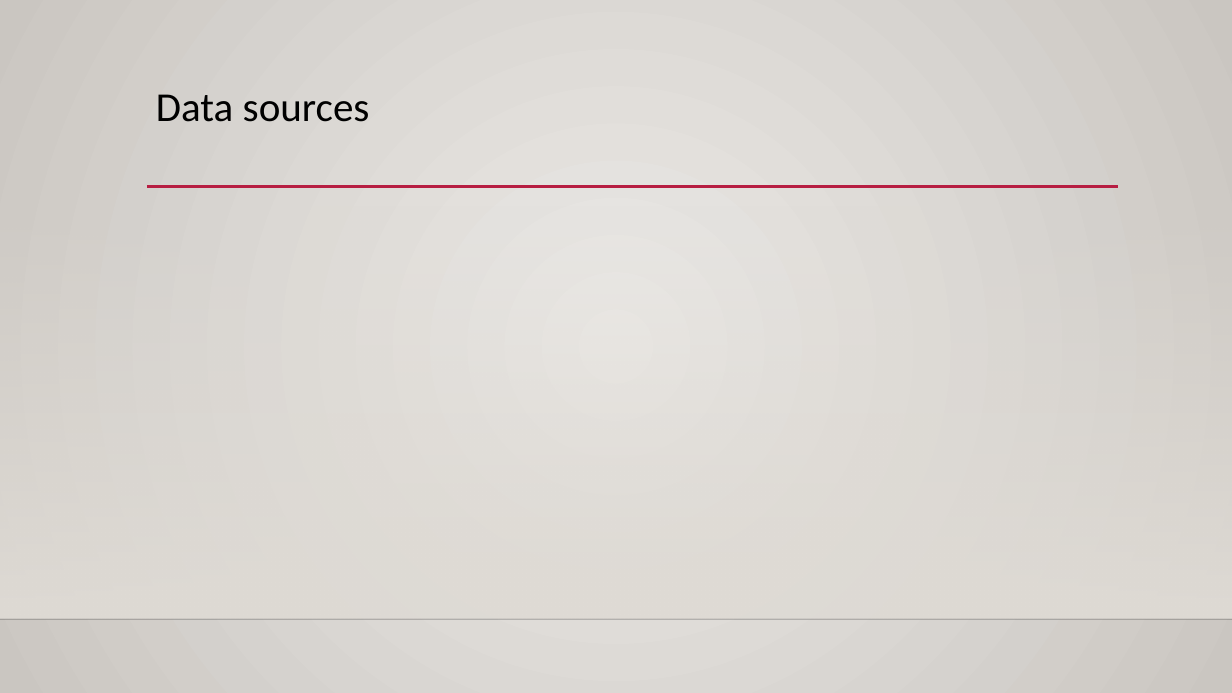
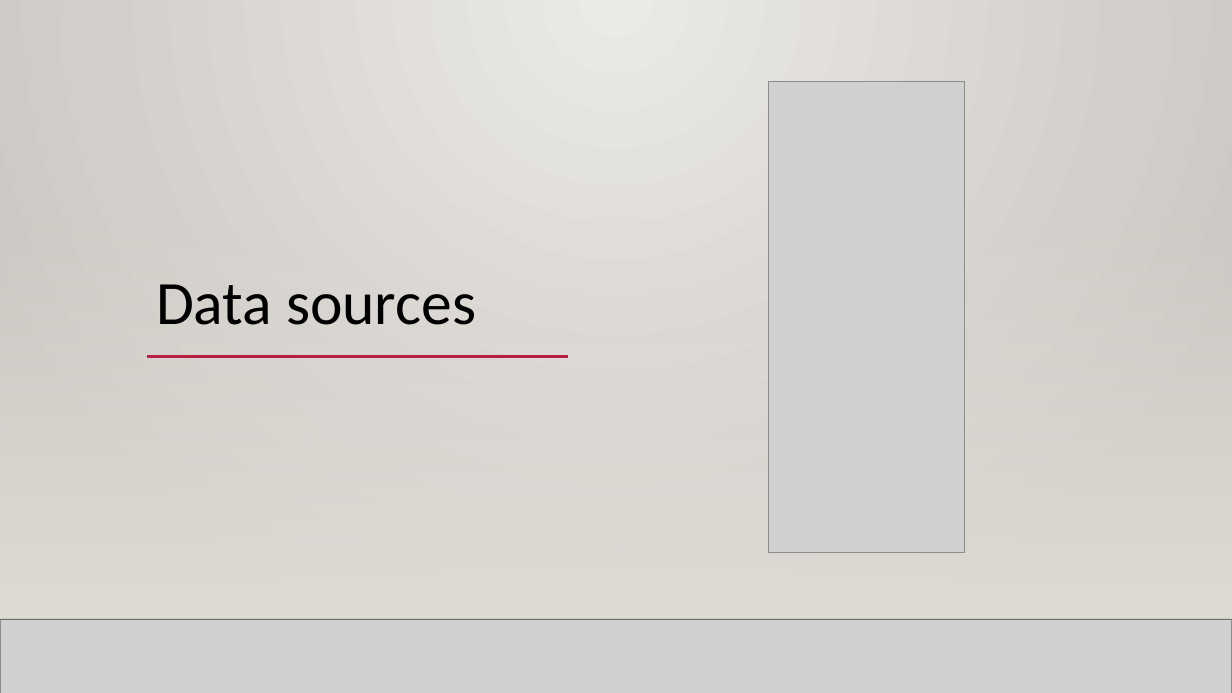
Before and after one commit to mahyarshu/Gigalytics, a slide deck: slide 24 of documents/Presentation/Innovators.pptx. Drawn at 1232x693 pixels with LibreOffice and Linux fonts; fonts in the diff are those of the drawing; grey boxes stand for pictures; background and template pictures are left out. Boxes give left, top, right and bottom in pixels: in the first picture for what was removed or moved away, otherwise in the second. Text is boxed around its words. In the diff, an @@ line names an element or a change of style, - is before the commit and + after.

```diff
--- a/documents/Presentation/Innovators.pptx
+++ b/documents/Presentation/Innovators.pptx
@@ rectangle added at (0, 0, 1232, 693), fill gradient #ECEAE7 to #CAC7C1 @@
@@ picture added at (769, 81, 965, 553) @@
@@ title "Data sources": place and size @@
-title "Data sources" at (156, 94, 370, 122)
+title "Data sources" at (156, 284, 476, 325)
@@ title "Data sources" at (156, 284, 476, 325): size 32 to 48 pt; vertical alignment top to bottom @@
@@ rectangle added at (0, 204, 1232, 619), fill gradient #DFDBD5 @@
@@ rectangle added at (0, 204, 1232, 619), fill gradient #DFDBD5 @@
@@ line added from (147, 357) to (568, 357), #B71E42 2.5 pt @@
@@ line added from (244, 357) to (1117, 357), #B71E42 2.5 pt @@
@@ line added from (0, 619) to (1232, 619), #000001 1 pt @@
@@ picture added at (0, 619, 1232, 693) @@
@@ line added from (0, 619) to (1232, 619), #000001 1 pt @@
```
Also in this commit, not shown: 5 other slides changed.
